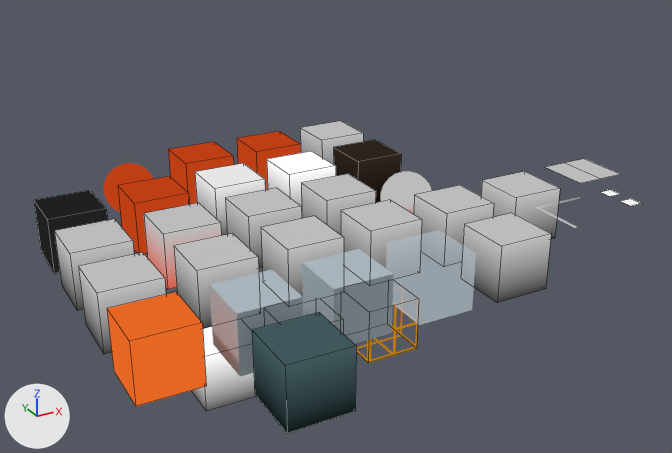
A saved change to the Blender file assets/test_chambers/materials.blend.
Both versions are drawn from a 50 mm camera at (-9.4, -24.8, 13.3) aimed at (5.0, 1.4, 0.2). The lights are fixed; the arrows at lower left show +X, +Y and +Z. Mesh edges are drawn as thin lines on the coarser meshes.

Objects in the first picture: 'ambient block', 'ambient block.001', 'ambient block.002', 'ambient block.004', 'ambient block.005', 'ambient block.006', 'ambient block.007', 'ambient block.008', 'ambient block.016', 'ambient block.019', 'ambient block.026', 'ambient block.032'.
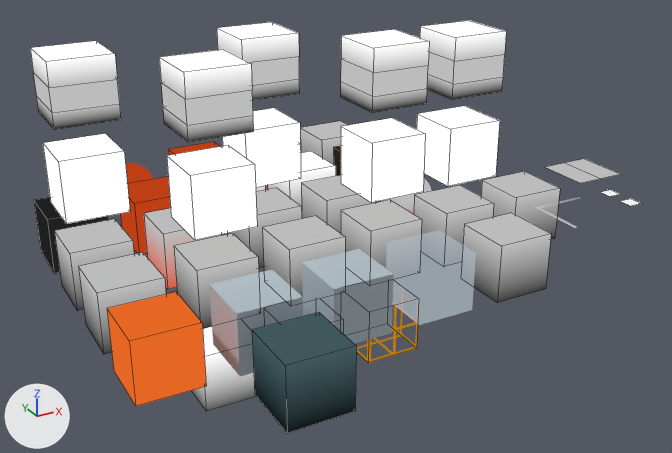
Pixel boxes [x1, y1, x2, y2] of what changed, in the pictures (672 x 453 px):
'concrete wall lighten.001', added: after [159, 49, 254, 142]
'concrete wall lighten', added: after [167, 145, 257, 240]
'concrete wall lighten.009', added: after [30, 41, 121, 129]
'concrete wall lighten.005', added: after [341, 29, 429, 112]
'ambient block.002', moved: before [261, 216, 344, 307]; after [262, 216, 345, 306]
'concrete wall lighten.008', added: after [43, 133, 130, 224]
'concrete wall lighten.004', added: after [341, 118, 425, 203]
'concrete wall lighten.007', added: after [420, 20, 506, 99]
'concrete wall lighten.006', added: after [417, 106, 500, 186]
'concrete wall lighten.003', added: after [217, 22, 300, 100]
'concrete wall lighten.002', added: after [222, 108, 301, 187]
'ambient block.024', unchanged, covered by the edit: before [333, 140, 401, 203]; after [333, 146, 381, 203]
'ambient block.011', unchanged, covered by the edit: before [195, 163, 265, 236]; after [221, 186, 265, 236]
'ambient block.023', unchanged, covered by the edit: before [168, 142, 234, 204]; after [168, 142, 220, 155]
'ambient block.021', unchanged, covered by the edit: before [237, 131, 301, 190]; after [265, 144, 301, 190]

What changed in the scene script:
```text
Change ob_ambient_block_002:
    ob_ambient_block_002.location: (3.0, 0.0, 0.0) -> (3.06, -0.01, 0.0)
Add ob_concrete_wall_lighten_009:
    ob_concrete_wall_lighten_009 = bpy.data.objects.new('concrete wall lighten.009', me_cube_040)  # 16 vertices, 14 faces; spans x -1.0..1.0, y -1.0..1.0, z -1.0..1.0; in mat_metal_modular_floor001_color_blend (its picture is missing)
    ob_concrete_wall_lighten_009.location = (-3.0, 3.0, 6.0)
Add ob_concrete_wall_lighten_008:
    ob_concrete_wall_lighten_008 = bpy.data.objects.new('concrete wall lighten.008', me_cube_039)  # a box spanning x -1.0..1.0, y -1.0..1.0, z -1.0..1.0; in mat_metal_modular_floor001_lighten (its picture is missing)
    ob_concrete_wall_lighten_008.location = (-3.0, 3.0, 3.0)
Add ob_concrete_wall_lighten_007:
    ob_concrete_wall_lighten_007 = bpy.data.objects.new('concrete wall lighten.007', me_cube_038)  # 16 vertices, 14 faces; spans x -1.0..1.0, y -1.0..1.0, z -1.0..1.0; in mat_concrete_modular_ceiling001a_color_blend (its picture is missing)
    ob_concrete_wall_lighten_007.location = (9.0, 0.0, 6.0)
Add ob_concrete_wall_lighten_006:
    ob_concrete_wall_lighten_006 = bpy.data.objects.new('concrete wall lighten.006', me_cube_037)  # a box spanning x -1.0..1.0, y -1.0..1.0, z -1.0..1.0; in mat_concrete_modular_ceiling001a_lighten (its picture is missing)
    ob_concrete_wall_lighten_006.location = (9.0, 0.0, 3.0)
Add ob_concrete_wall_lighten_005:
    ob_concrete_wall_lighten_005 = bpy.data.objects.new('concrete wall lighten.005', me_cube_036)  # 16 vertices, 14 faces; spans x -1.0..1.0, y -1.0..1.0, z -1.0..1.0; in mat_concrete_modular_floor001a_color_blend (its picture is missing)
    ob_concrete_wall_lighten_005.location = (6.0, 0.0, 6.0)
Add ob_concrete_wall_lighten_004:
    ob_concrete_wall_lighten_004 = bpy.data.objects.new('concrete wall lighten.004', me_cube_032)  # a box spanning x -1.0..1.0, y -1.0..1.0, z -1.0..1.0; in mat_concrete_modular_floor001a_lighten (its picture is missing)
    ob_concrete_wall_lighten_004.location = (6.0, 0.0, 3.0)
Add ob_concrete_wall_lighten_003:
    ob_concrete_wall_lighten_003 = bpy.data.objects.new('concrete wall lighten.003', me_cube_034)  # 16 vertices, 14 faces; spans x -1.0..1.0, y -1.0..1.0, z -1.0..1.0; in mat_metalwall048b_color_blend (its picture is missing)
    ob_concrete_wall_lighten_003.location = (3.0, 3.0, 6.0)
Add ob_concrete_wall_lighten_002:
    ob_concrete_wall_lighten_002 = bpy.data.objects.new('concrete wall lighten.002', me_cube_033)  # a box spanning x -1.0..1.0, y -1.0..1.0, z -1.0..1.0; in mat_metalwall048b_lighten (its picture is missing)
    ob_concrete_wall_lighten_002.location = (3.0, 3.0, 3.0)
Add ob_concrete_wall_lighten_001:
    ob_concrete_wall_lighten_001 = bpy.data.objects.new('concrete wall lighten.001', me_cube_035)  # 16 vertices, 14 faces; spans x -1.0..1.0, y -1.0..1.0, z -1.0..1.0; in mat_concrete_modular_wall001d_color_blend (its picture is missing)
    ob_concrete_wall_lighten_001.location = (0.0, 0.0, 6.0)
Add ob_concrete_wall_lighten:
    ob_concrete_wall_lighten = bpy.data.objects.new('concrete wall lighten', me_cube_031)  # a box spanning x -1.0..1.0, y -1.0..1.0, z -1.0..1.0; in mat_concrete_modular_wall001d_lighten (its picture is missing)
    ob_concrete_wall_lighten.location = (0.0, 0.0, 3.0)
```
